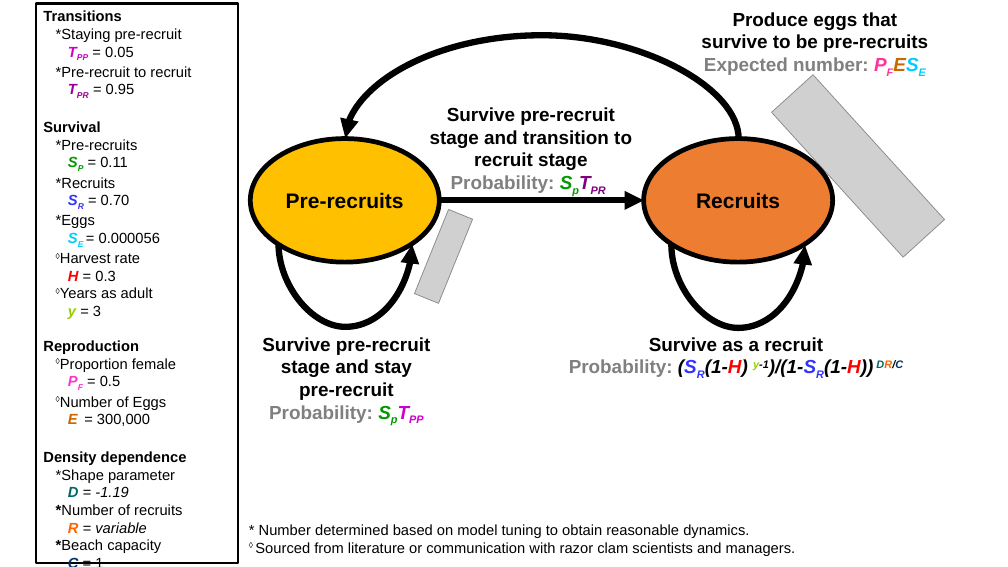
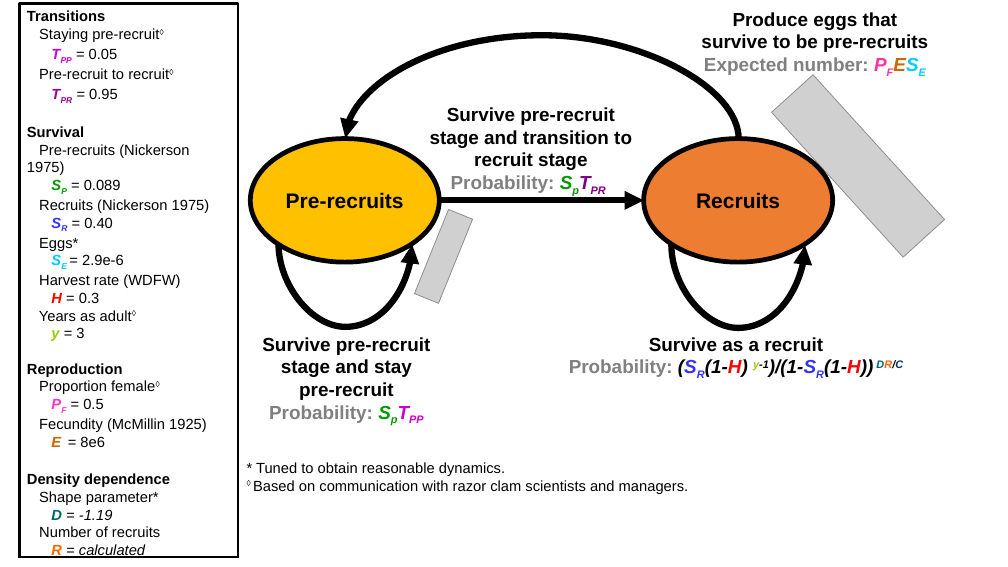
Before and after one commit to merrillrudd/razor_clam_pop, a slide deck: slide 2 of population_flowcharts.pptx. Drawn at 1008x567 pixels with LibreOffice and Linux fonts; fonts in the diff are those of the drawing; grey boxes stand for pictures. Boxes give left, top, right and bottom in pixels: in the first picture for what was removed or moved away, otherwise in the second. Text is boxed around its words. In the diff, an @@ line names an element or a change of style, - is before the commit and + after.

Commit message:
updated shiny app with new numbers and conceptual model

```diff
--- a/population_flowcharts.pptx
+++ b/population_flowcharts.pptx
@@ rectangle "Transitions": place and size @@
-rectangle "Transitions" at [36,4,239,563]
+rectangle "Transitions" at [20,4,238,567]
@@ text in rectangle at [39,28,159,42]: text changed @@
-*Staying pre-recruit
+Staying pre-recruit◊
@@ text in rectangle at [39,68,169,79]: text changed @@
-*Pre-recruit to recruit
+Pre-recruit to recruit◊
@@ text in rectangle at [27,144,210,288]: text changed @@
-*Pre-recruits
-SP = 0.11
-*Recruits
-SR = 0.70
-*Eggs
-SE = 0.000056
-◊Harvest rate
+Pre-recruits (Nickerson 1975)
+SP = 0.089
+Recruits (Nickerson 1975)
+SR = 0.40
+Eggs*
+SE = 2.9e-6
+Harvest rate (WDFW)
@@ text in rectangle at [39,310,132,321]: text changed @@
-◊Years as adult
+Years as adult◊
@@ text in rectangle at [39,380,155,394]: text changed @@
-◊Proportion female
+Proportion female◊
@@ text in rectangle at [39,418,207,447]: text changed @@
-◊Number of Eggs
-E = 300,000
+Fecundity (McMillin 1925)
+E = 8e6
@@ text at [253,462,689,494]: text changed @@
-* Number determined based on model tuning to obtain reasonable dynamics.
-◊ Sourced from literature or communication with razor clam scientists and managers.
+* Tuned to obtain reasonable dynamics.
+◊ Based on communication with razor clam scientists and managers.
@@ text in rectangle at [39,491,159,505]: text changed @@
-*Shape parameter
+Shape parameter*
@@ text in rectangle at [39,526,160,558]: text changed @@
-*Number of recruits
-R = variable
-*Beach capacity
+Number of recruits
+R = calculated
+Beach capacity
@@ rectangle added at [14,559,252,567], fill #FFFFFF, outline #FFFFFF 1 pt @@
@@ line added from (19, 558) to (237, 558), #000000 3 pt @@
```
Also in this commit, not shown: 10 other files.
